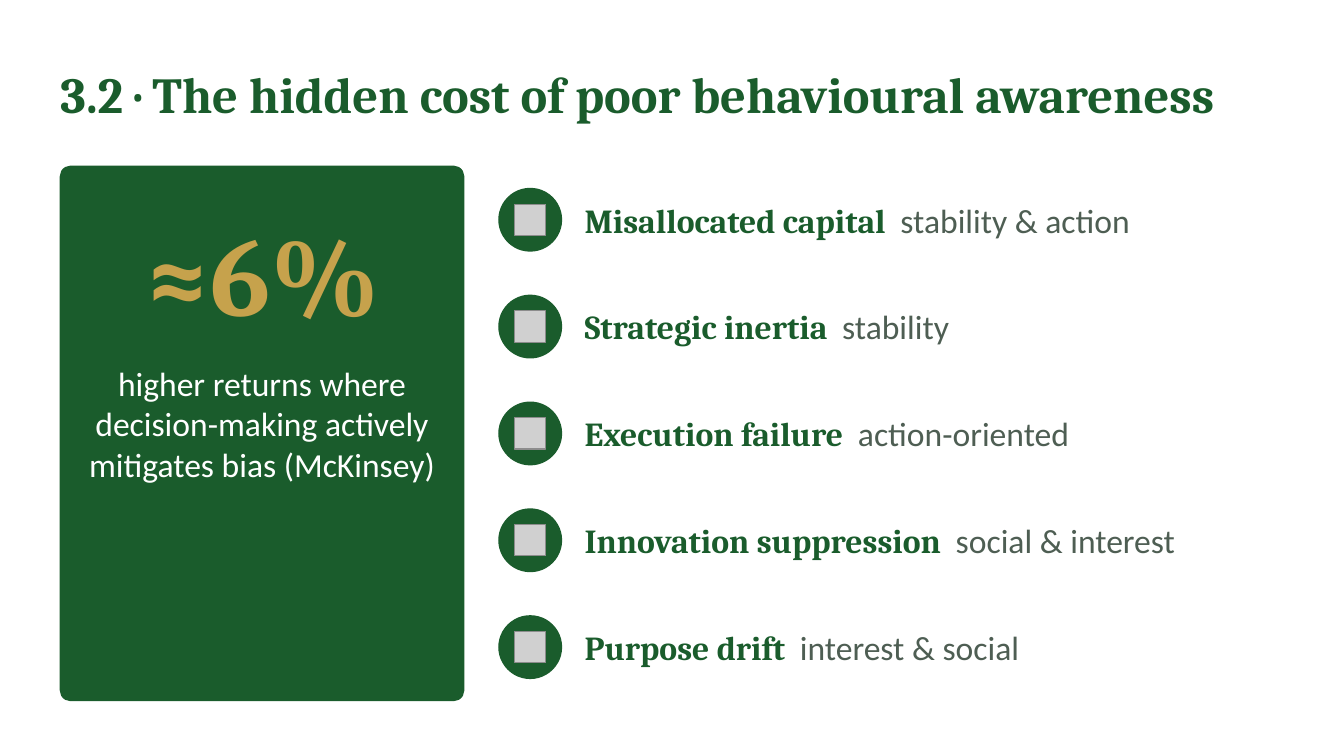
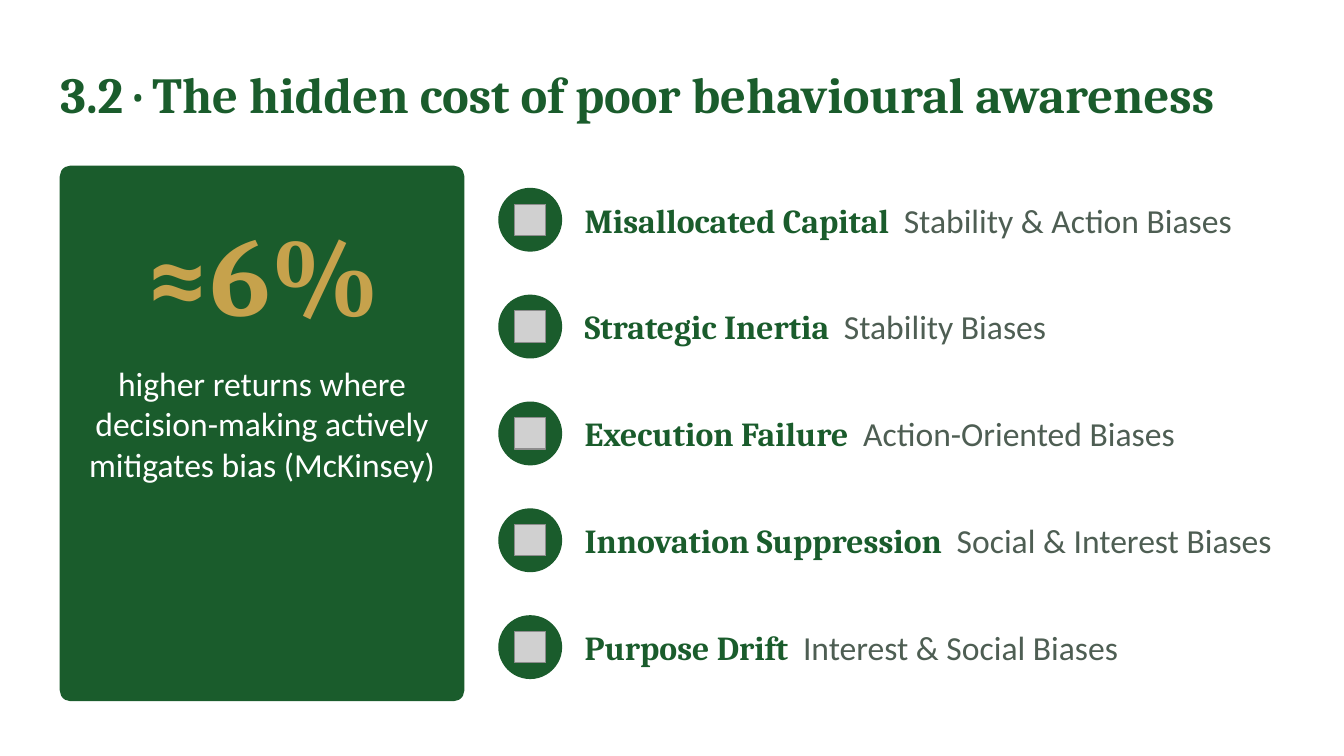
Before and after one commit to IBSL26/ibsl-platform, a slide deck: slide 20 of Unit decks/Unit 01 - Behavioural Strategy Fundamentals.pptx. Drawn at 1344x756 pixels with LibreOffice and Linux fonts; fonts in the diff are those of the drawing; grey boxes stand for pictures. Boxes give left, top, right and bottom in pixels: in the first picture for what was removed or moved away, otherwise in the second. Text is boxed around its words. In the diff, an @@ line names an element or a change of style, - is before the commit and + after.

```diff
--- a/Unit decks/Unit 01 - Behavioural Strategy Fundamentals.pptx
+++ b/Unit decks/Unit 01 - Behavioural Strategy Fundamentals.pptx
@@ text at box(585, 209, 1232, 240): text changed; font Cambria to Calibri; text colour #1A5C2C to #4E5E53; bold off @@
-Misallocated capital stability & action
+Misallocated Capital Stability & Action Biases
@@ text at box(585, 315, 1046, 347): text changed @@
-Strategic inertia stability
+Strategic Inertia Stability Biases
@@ text at box(585, 422, 1175, 447): text changed; font Cambria to Calibri; text colour #1A5C2C to #4E5E53; bold off @@
-Execution failure action-oriented
+Execution Failure Action-Oriented Biases
@@ text at box(585, 529, 1272, 560): text changed @@
-Innovation suppression social & interest
+Innovation Suppression Social & Interest Biases
@@ text at box(585, 636, 1118, 667): text changed @@
-Purpose drift interest & social
+Purpose Drift Interest & Social Biases
```
Also in this commit, not shown: 29 other slides changed, 5 slides added, 4 other files.
